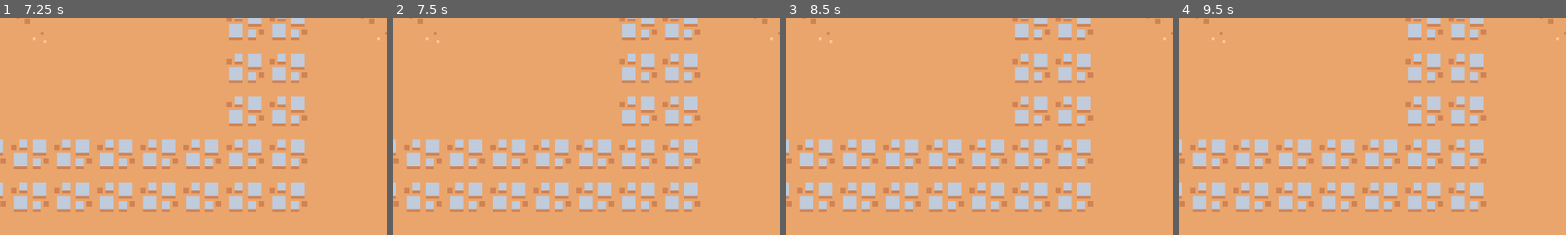
Above: before the commit, frames 1-4 (left to right).
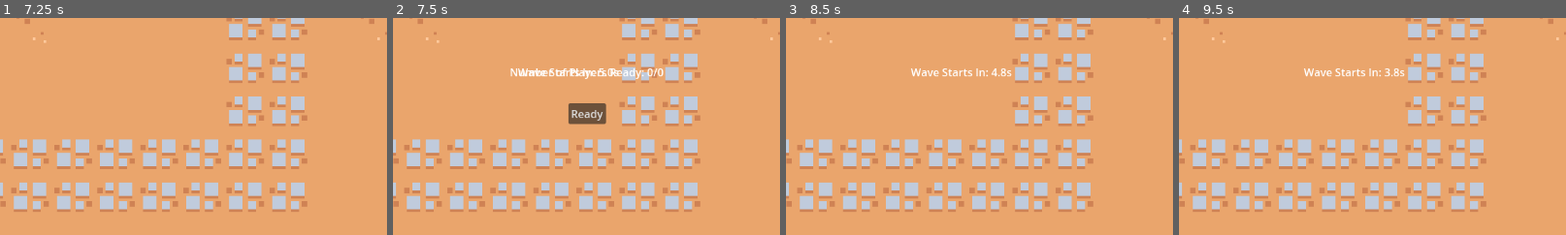
Above: after the commit, the same moments.

Repository: naixsu/CROCPNG
Game: Godot game, scene res://Scenes/Testing/NaixTestScenes/Multiplayer.tscn
Two runs of this game, one before a commit and one after it. Both use one fixed random seed, a clock stepped at 60 frames per second and the inputs below. The engine's default icon, where the game draws it, is replaced by a stand-in: a white triangle on a blue panel in a dark square.
Inputs (mouse positions are % of the whole screen's width and height, from its top left):
- Up to frame 1 (7.25 s): click (26, 11) at 0.52 s; type "Alex" at 0.6 s; click "Start Game" at 1.25 s; tap Enter (ui_accept) at 2, 2.27, 2.75, 3.02, 4.52, 5, 5.27, 5.75, 6.02 s; move the mouse to (72, 45) at 2.02 s; press the mouse at (72, 45) at 2.03 s; hold D (Right) 2.03-3.53 s; move the mouse to (30, 55) at 2.77 s; release the mouse at (30, 55) at 2.78 s; right-click (30, 55) at 2.85 s; move the mouse to (60, 28) at 3.52 s; hold A (Left) 3.53-4.28 s; hold = (ZoomIn) 3.53-4.28 s; move the mouse to (45, 70) at 4.27 s; hold D (Right) 4.28-5.78 s; tap - (ZoomOut) at 4.35 s; move the mouse to (80, 65) at 5.02 s; press the mouse at (80, 65) at 5.03 s; move the mouse to (20, 35) at 5.77 s; release the mouse at (20, 35) at 5.78 s; hold A (Left) 5.78-6.53 s; right-click (20, 35) at 5.85 s; move the mouse to (55, 50) at 6.52 s; hold D (Right) from 6.53 s (still down); hold = (ZoomIn) from 6.53 s (still down)
- Up to frame 2 (7.5 s): tap Enter (ui_accept) at 7.25 s; move the mouse to (35, 25) at 7.27 s; release D (Right) at 7.28 s; release = (ZoomIn) at 7.28 s; hold A (Left) from 7.28 s (still down); tap - (ZoomOut) at 7.35 s
- Up to frame 3 (8.5 s): keep holding A (Left); tap Enter (ui_accept) at 7.52, 8, 8.27 s; move the mouse to (72, 45) at 8.02 s; press the mouse at (72, 45) at 8.03 s
- Up to frame 4 (9.5 s): move the mouse to (30, 55) at 8.77 s; release A (Left) at 8.78 s; release the mouse at (30, 55) at 8.78 s; hold D (Right) from 8.78 s (still down); right-click (30, 55) at 8.85 s; tap Enter (ui_accept) at 9.02 s
The pictures show only the part of the screen within x 25-75%, y 0-50%; the shares and areas given below are measured in that part.

Frame 1 is identical in both runs. In frame 2, 1.9% of the frame differs, in the area x 30-70%, y 23-50%; in frame 3, 0.5%; in frame 4, 0.5%.
Error in both runs: Invalid assignment of index '2' (on base: 'PackedStringArray') with value of type 'String'. (res://Scripts/Testing/NaixTestScripts/ServerBrowser.gd:28)

Commit message:
Working wave feature

Diff:
--- a/Scripts/Enemies/EnemyA/EnemyA.gd
+++ b/Scripts/Enemies/EnemyA/EnemyA.gd
@@ -25,6 +25,7 @@
 
 func _on_animated_sprite_2d_animation_finished():
 	queue_free()
+	GameManager.enemyCount -= 1
 
 func handle_hit():
 	health -= 20
--- a/Scripts/Testing/NaixTestScripts/GameManager.gd
+++ b/Scripts/Testing/NaixTestScripts/GameManager.gd
@@ -5,6 +5,8 @@
 var players = {}
 var wave = 0
 @export var maxWave = 5
+
+var enemyCount = 0
 
 
 # Called when the node enters the scene tree for the first time.
--- a/Scripts/Testing/NaixTestScripts/ReadyPrompt.gd
+++ b/Scripts/Testing/NaixTestScripts/ReadyPrompt.gd
@@ -1,3 +1,9 @@
+###
+#
+# Also treating this as a gamestate.
+#
+###
+
 extends CanvasLayer
 
 @onready var playerReadyCount = $PlayerReadyCount
@@ -10,6 +16,7 @@
 var showReady : bool = true
 var startCountdown : bool = false
 var displayCountdown : bool = false
+var checkForEnemies : bool = false
 
 signal toggle_ready
 signal start_wave
@@ -19,7 +26,8 @@
 	ready_up()
 
 func _physics_process(delta):
-	update_ready_count()
+	if showReady:
+		update_ready_count()
 
 	if startCountdown:
 		waveCountdown.start()
@@ -28,6 +36,14 @@
 
 	if displayCountdown:
 		display_countdown()
+
+	if checkForEnemies:
+		await get_tree().create_timer(1).timeout
+		if GameManager.enemyCount == 0:
+			print("\nNo more enemies\n")
+			checkForEnemies = false
+			showReady = true
+			playerReadyCount.show()
 
 
 func display_countdown():
@@ -78,3 +94,4 @@
 	var players = get_tree().get_nodes_in_group("Player")
 	for player in players:
 		player.readyState = false
+	checkForEnemies = true
--- a/Scripts/Testing/NaixTestScripts/TestMultiplayerScene.gd
+++ b/Scripts/Testing/NaixTestScripts/TestMultiplayerScene.gd
@@ -75,9 +75,19 @@
 		print("Starting Wave %d of %d" % [GameManager.wave, GameManager.maxWave])
 		var spawnDelay = 0.5
 		var enemyGroups = get_node("EnemyGroups")
-		if GameManager.wave == 1:
-			var enemyCount = GameManager.players.size() * 10
-			print("Wave 1: Number of Enemies: %d" % enemyCount)
-			for i in range(enemyCount):
-				await get_tree().create_timer(spawnDelay).timeout
-				spawn_enemy()
+		match GameManager.wave:
+			1:
+				var enemyCount = GameManager.players.size() * 10
+				print("Wave %d: Number of Enemies: %d" % [GameManager.wave, enemyCount])
+				for i in range(enemyCount):
+					await get_tree().create_timer(spawnDelay).timeout
+					spawn_enemy()
+					GameManager.enemyCount += 1
+
+			2:
+				var enemyCount = GameManager.players.size() * 20
+				print("Wave %d: Number of Enemies: %d" % [GameManager.wave, enemyCount])
+				for i in range(enemyCount):
+					await get_tree().create_timer(spawnDelay).timeout
+					spawn_enemy()
+					GameManager.enemyCount += 1
